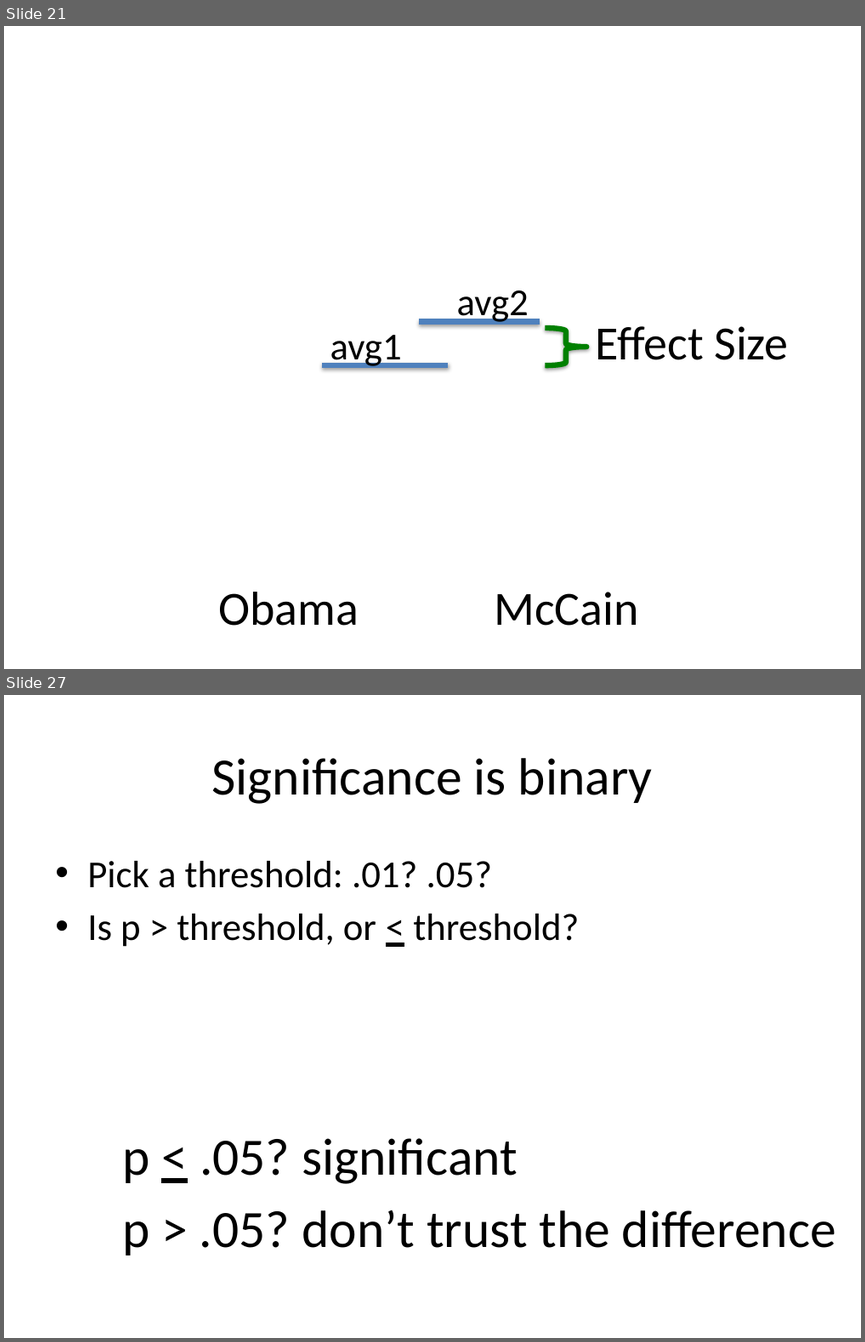
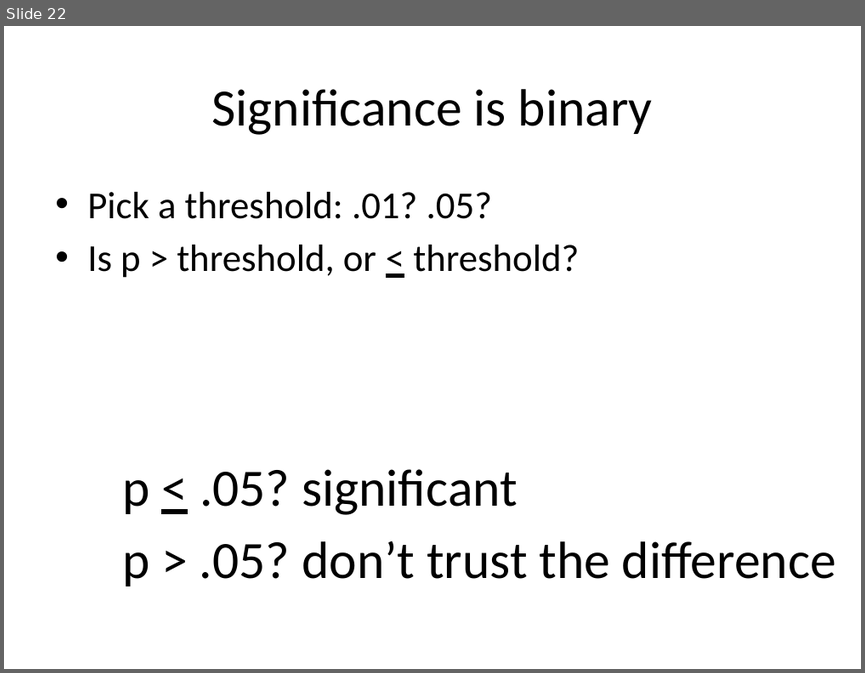
Before and after one commit to dataiap/dataiap, a slide deck: lectures/day3.pptx. Shown one above the other, each under a label of ours: slides 21 and 27 before the commit, slide 22 after it; the slides between them are not shown. The pictures are 865x1342 and 865x673 pixels, drawn with LibreOffice and Linux fonts; fonts in the diff are those of the drawing. Boxes give left, top, right and bottom in pixels: in the first picture for what was removed or moved away, otherwise in the second. Text is boxed around its words. In the diff, an @@ line names an element or a change of style, - is before the commit and + after.

```diff
--- a/lectures/day3.pptx
+++ b/lectures/day3.pptx
@@ slide 21 removed at <box>4,26,861,669</box>, background #FFFFFF @@
@@ text removed at <box>457,290,528,325</box> @@
-avg2
@@ line removed from (419, 322) to (540, 322) @@
@@ right brace removed at <box>545,328,585,365</box> @@
@@ text removed at <box>596,326,788,360</box> @@
-Effect Size
@@ text removed at <box>330,335,402,369</box> @@
-avg1
@@ line removed from (322, 365) to (448, 365) @@
@@ text removed at <box>219,591,359,625</box> @@
-Obama
@@ text removed at <box>494,591,638,625</box> @@
-McCain
@@ what was slide 27 is now slide 22 @@
```
Also in this commit, not shown: 9 slides changed, 6 slides added, 9 other slides removed.
